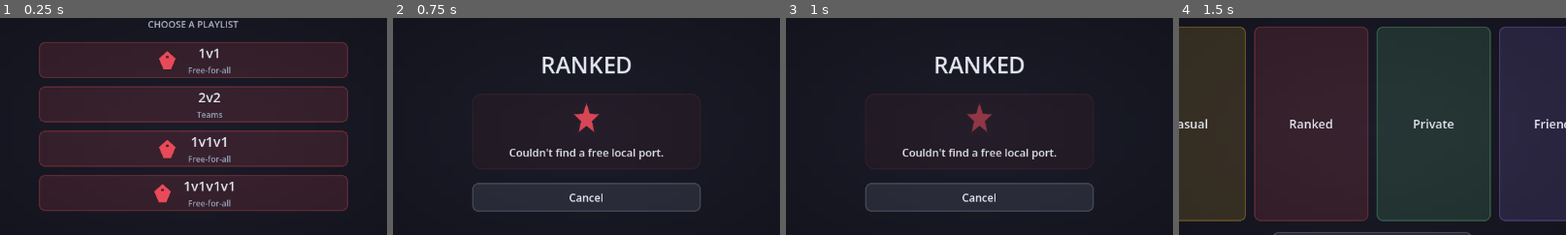
Above: before the commit, frames 1-4 (left to right).
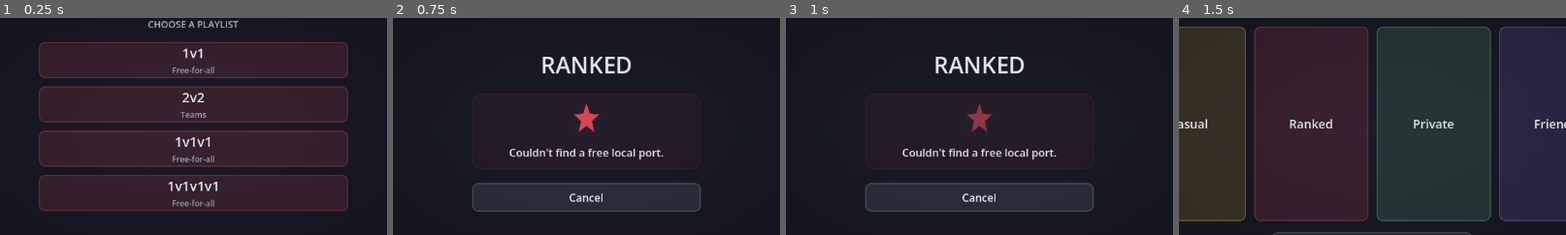
Above: after the commit, the same moments.

Repository: SumDumIdiut/tag
Game: Godot game, scene res://main/ranked_playlist_select.tscn
Two runs of this game, one before a commit and one after it. Both use one fixed random seed, a clock stepped at 60 frames per second and the inputs below. This scene is started directly instead of the project's main scene.
Inputs (mouse positions are % of the whole screen's width and height, from its top left):
- Up to frame 1 (0.25 s): no input
- Up to frame 2 (0.75 s): click (50, 34) at 0.52 s
- Up to frame 3 (1 s): no input
- Up to frame 4 (1.5 s): click "Cancel" at 1.25 s
The pictures show only the part of the screen within x 25-75%, y 24-74%; the shares and areas given below are measured in that part.

The runs differ from the first frame. In frame 1, 2.8% of the frame differs, in the area x 39-61%, y 13-88%; in frame 2, nothing differs; in frame 3, nothing differs; in frame 4, nothing differs.

Commit message:
Ranked playlist select: drop the icon, center the card text
Text-only cards, matching this session's move away from decoration.

Diff:
--- a/game/main/ranked_playlist_select.gd
+++ b/game/main/ranked_playlist_select.gd
@@ -1,7 +1,6 @@
 extends Control
 
 const UIStyle := preload("res://ui/ui_style.gd")
-const ModeIconScene := preload("res://ui/mode_icon.gd")
 const PlaylistCatalog := preload("res://net/playlist_catalog.gd")
 
 @onready var playlist_grid: GridContainer = $VBox/PlaylistGrid
@@ -25,37 +24,23 @@
 	UIStyle.style_button(btn, UIStyle.COLOR_RANKED, 10, false)
 	btn.pressed.connect(_on_playlist_pressed.bind(playlist_id))
 
-	var layout := HBoxContainer.new()
-	layout.mouse_filter = Control.MOUSE_FILTER_IGNORE
-	layout.set_anchors_preset(Control.PRESET_FULL_RECT)
-	layout.alignment = BoxContainer.ALIGNMENT_CENTER
-	layout.add_theme_constant_override("separation", 14)
-	btn.add_child(layout)
-
-	var icon_wrap := CenterContainer.new()
-	icon_wrap.mouse_filter = Control.MOUSE_FILTER_IGNORE
-	icon_wrap.custom_minimum_size = Vector2(34, 0)
-	layout.add_child(icon_wrap)
-	var icon := ModeIconScene.new()
-	icon.icon_type = "team" if PlaylistCatalog.is_team_mode(playlist_id) else "tag"
-	icon.icon_color = UIStyle.COLOR_RANKED
-	icon.custom_minimum_size = Vector2(28, 28)
-	icon_wrap.add_child(icon)
-
 	var text_box := VBoxContainer.new()
 	text_box.mouse_filter = Control.MOUSE_FILTER_IGNORE
+	text_box.set_anchors_preset(Control.PRESET_FULL_RECT)
 	text_box.alignment = BoxContainer.ALIGNMENT_CENTER
-	layout.add_child(text_box)
+	btn.add_child(text_box)
 
 	var name_label := Label.new()
 	name_label.text = PlaylistCatalog.display_name(playlist_id)
 	name_label.horizontal_alignment = HORIZONTAL_ALIGNMENT_CENTER
+	name_label.size_flags_horizontal = Control.SIZE_EXPAND_FILL
 	name_label.add_theme_font_size_override("font_size", 20)
 	text_box.add_child(name_label)
 
 	var sub_label := Label.new()
 	sub_label.text = "Teams" if PlaylistCatalog.is_team_mode(playlist_id) else "Free-for-all"
 	sub_label.horizontal_alignment = HORIZONTAL_ALIGNMENT_CENTER
+	sub_label.size_flags_horizontal = Control.SIZE_EXPAND_FILL
 	sub_label.add_theme_font_size_override("font_size", 12)
 	sub_label.add_theme_color_override("font_color", UIStyle.COLOR_NEUTRAL)
 	text_box.add_child(sub_label)
